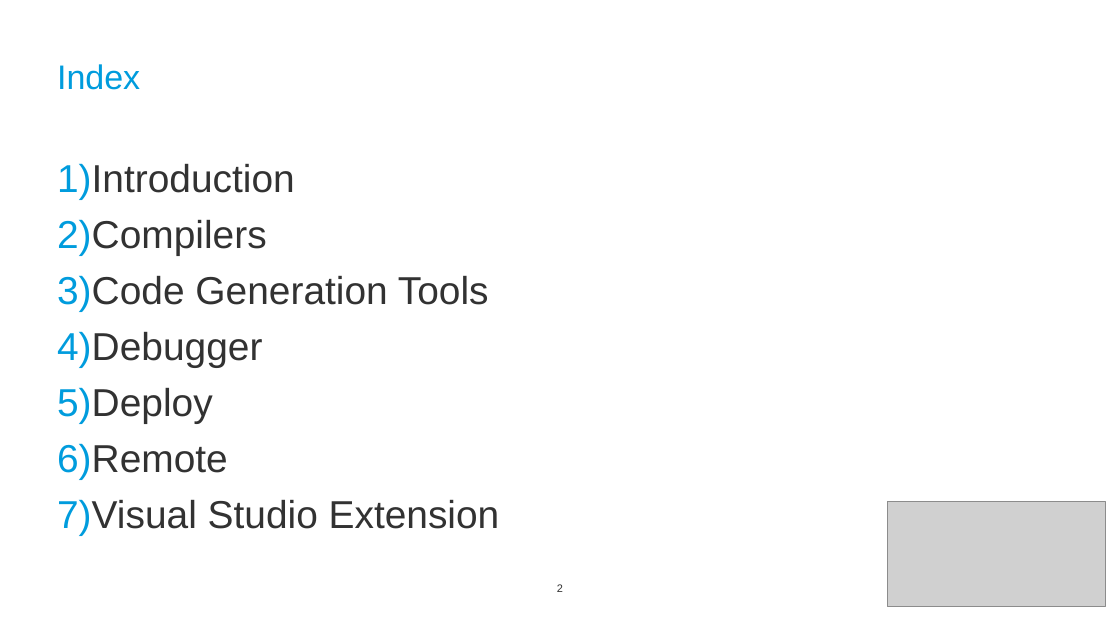
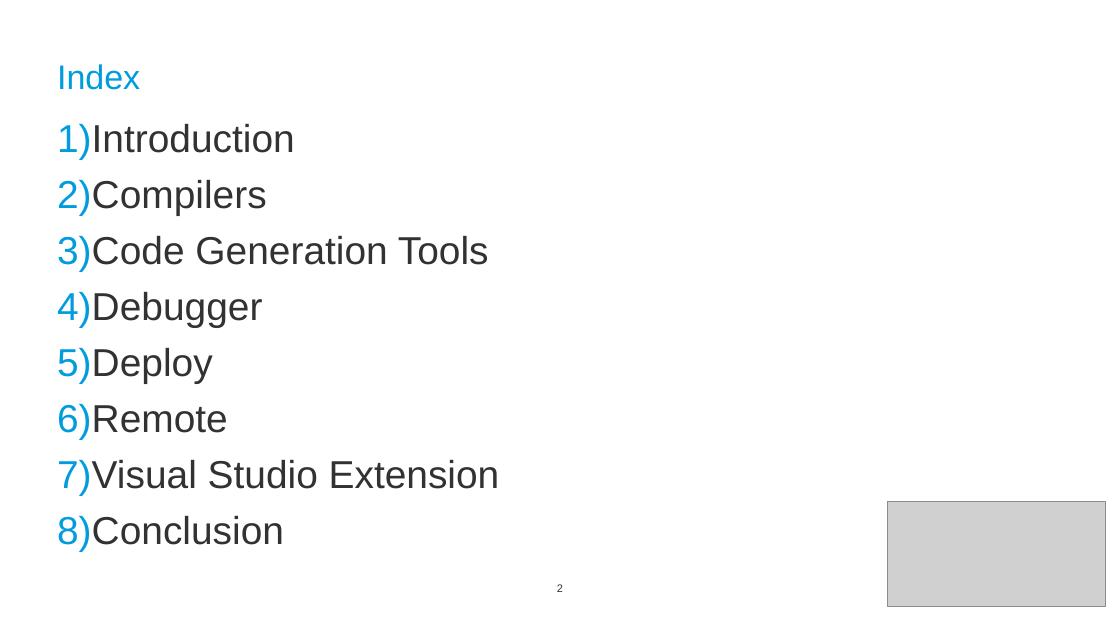
Before and after one commit to celsoaf/BrightScript-Debugger, a slide deck: slide 2 of doc/10-Apresentação.pptx. Drawn at 1120x630 pixels with LibreOffice and Linux fonts; fonts in the diff are those of the drawing; grey boxes stand for pictures; background and template pictures are left out. Boxes give left, top, right and bottom in pixels: in the first picture for what was removed or moved away, otherwise in the second. Text is boxed around its words. In the diff, an @@ line names an element or a change of style, - is before the commit and + after.

Commit message:
Add Conclusion

```diff
--- a/doc/10-Apresentação.pptx
+++ b/doc/10-Apresentação.pptx
@@ text "Introduction": place and size @@
-text "Introduction" at bbox=[57, 163, 500, 535]
+text "Introduction" at bbox=[57, 123, 500, 551]
@@ text at bbox=[57, 515, 284, 551]: paragraph added @@
+8) Conclusion
```
Also in this commit, not shown: 2 other slides changed, 2 slides added.
